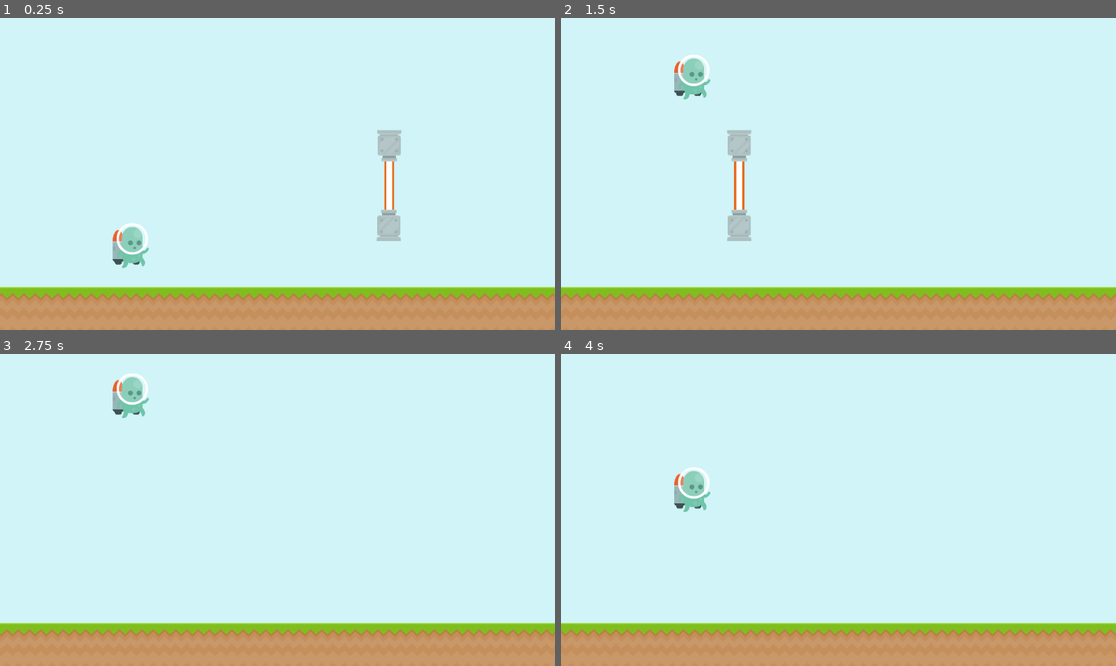
Above: before the commit, frames 1-4 (two rows, left to right).
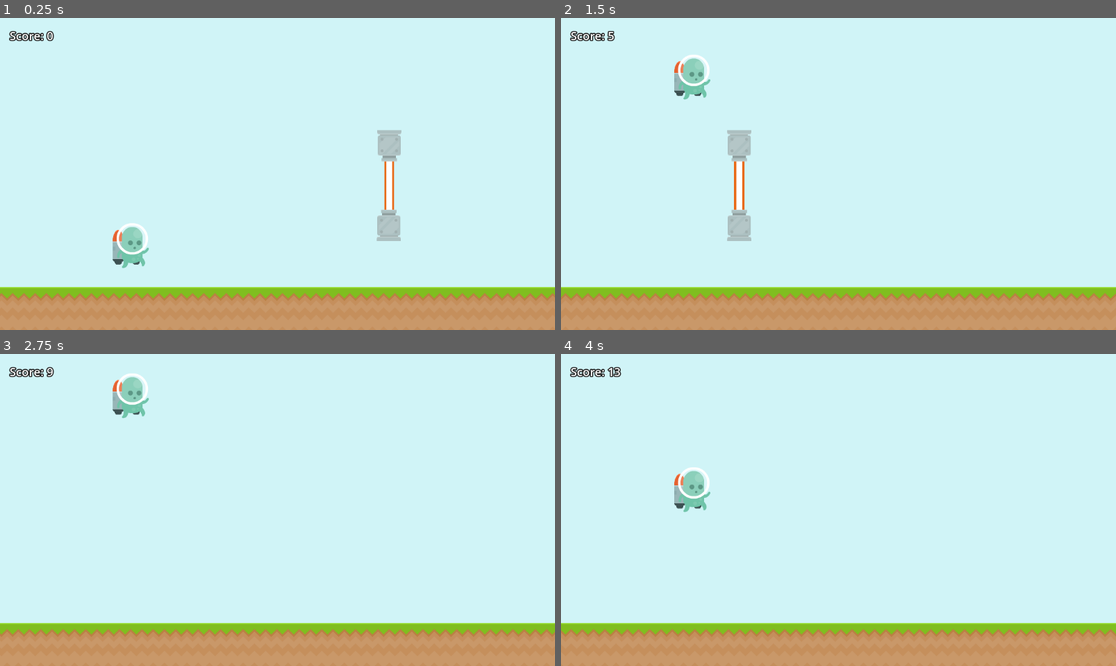
Above: after the commit, the same moments.

Repository: dsaltares/20-game-challenge
Game: Godot game, scene res://main.tscn
The game is run twice, just before and just after one commit, with the same random seed, the same clock (stepped at 60 frames per second) and the same inputs.
Inputs:
- Up to frame 1 (0.25 s): no input
- Up to frame 2 (1.5 s): hold Space (boost) 0.53-1.28 s; tap Space (boost) at 1.35 s
- Up to frame 3 (2.75 s): hold Space (boost) from 2.03 s (still down)
- Up to frame 4 (4 s): release Space (boost) at 2.78 s; tap Space (boost) at 2.85 s; hold Space (boost) from 3.53 s (still down)

The runs differ from the first frame. In frame 1, 0.2% of the frame differs, in the area x 1-10%, y 4-8%; in frame 2, 0.2%; in frame 3, 0.2%; in frame 4, 0.2%, in the area x 1-11%, y 4-8%.

Commit message:
feat: 02 - score and running/death states

Diff:
--- a/02-jetpack-joyride-clone/laser_beam.gd
+++ b/02-jetpack-joyride-clone/laser_beam.gd
@@ -1,6 +1,6 @@
 @tool
 class_name LaserBeam
-extends StaticBody2D
+extends Area2D
 
 @export var length := 70 : set = _set_length
 
@@ -18,3 +18,9 @@
 	print('new_scale ', scale_y)
 	sprite.scale.y = scale_y
 	collision_shape.scale.y = scale_y
+
+
+func _on_body_entered(body: Node2D) -> void:
+	if body is Player:
+		var player := body as Player
+		player.die()
--- a/02-jetpack-joyride-clone/laser_beam.tscn
+++ b/02-jetpack-joyride-clone/laser_beam.tscn
@@ -5,6 +5,21 @@
 
 [sub_resource type="RectangleShape2D" id="RectangleShape2D_xmmkr"]
 size = Vector2(18, 70)
+
+[sub_resource type="Animation" id="Animation_bcgro"]
+length = 0.001
+tracks/0/type = "value"
+tracks/0/imported = false
+tracks/0/enabled = true
+tracks/0/path = NodePath("Graphics:scale")
+tracks/0/interp = 1
+tracks/0/loop_wrap = true
+tracks/0/keys = {
+"times": PackedFloat32Array(0),
+"transitions": PackedFloat32Array(1),
+"update": 0,
+"values": [Vector2(1, 1)]
+}
 
 [sub_resource type="Animation" id="Animation_o72jy"]
 resource_name = "glow"
@@ -22,28 +37,16 @@
 "values": [Vector2(1, 1), Vector2(1.25, 1), Vector2(1, 1)]
 }
 
-[sub_resource type="Animation" id="Animation_bcgro"]
-length = 0.001
-tracks/0/type = "value"
-tracks/0/imported = false
-tracks/0/enabled = true
-tracks/0/path = NodePath("Graphics:scale")
-tracks/0/interp = 1
-tracks/0/loop_wrap = true
-tracks/0/keys = {
-"times": PackedFloat32Array(0),
-"transitions": PackedFloat32Array(1),
-"update": 0,
-"values": [Vector2(1, 1)]
-}
-
 [sub_resource type="AnimationLibrary" id="AnimationLibrary_yd4yr"]
 _data = {
 "RESET": SubResource("Animation_bcgro"),
 "glow": SubResource("Animation_o72jy")
 }
 
-[node name="LaserBeam" type="StaticBody2D"]
+[node name="LaserBeam" type="Area2D"]
+collision_layer = 4
+collision_mask = 2
+monitorable = false
 script = ExtResource("1_p6jhd")
 
 [node name="CollisionShape2D" type="CollisionShape2D" parent="."]
@@ -59,3 +62,5 @@
 "": SubResource("AnimationLibrary_yd4yr")
 }
 autoplay = "glow"
+
+[connection signal="body_entered" from="." to="." method="_on_body_entered"]
--- /dev/null
+++ b/02-jetpack-joyride-clone/main.gd
@@ -0,0 +1,27 @@
+class_name Main
+extends Node2D
+
+enum State {
+	GAME,
+	GAME_OVER
+}
+
+@export var units_per_meter := 100
+
+@onready var player: Player = %Player
+@onready var ui: UserInterface = %UI
+
+var score := 0
+var state := State.GAME
+
+func _physics_process(delta: float) -> void:
+	if state == State.GAME:
+		_update_game(delta)
+
+	_update_ui()
+
+func _update_game(_delta: float) -> void:
+	score = player.get_moved_distance() / 100
+
+func _update_ui() -> void:
+	ui.score = score
--- a/02-jetpack-joyride-clone/main.tscn
+++ b/02-jetpack-joyride-clone/main.tscn
@@ -1,14 +1,17 @@
-[gd_scene load_steps=7 format=3 uid="uid://dyv6os10jsnro"]
+[gd_scene load_steps=9 format=3 uid="uid://dyv6os10jsnro"]
 
 [ext_resource type="PackedScene" uid="uid://ts2wqcuq3i6v" path="res://player.tscn" id="1_j3nec"]
 [ext_resource type="Texture2D" uid="uid://dnvr7hijw6brv" path="res://assets/bg.png" id="1_m4b0r"]
+[ext_resource type="Script" path="res://main.gd" id="1_v1g7v"]
 [ext_resource type="PackedScene" uid="uid://ch0k1yinipod2" path="res://infinite_ground.tscn" id="2_r17sh"]
 [ext_resource type="PackedScene" uid="uid://cq8x25lkyk86a" path="res://game_camera.tscn" id="3_jxpp3"]
 [ext_resource type="PackedScene" uid="uid://drsn11epqk0lb" path="res://laser.tscn" id="5_jypr3"]
+[ext_resource type="PackedScene" uid="uid://tlp6c4iwuw6n" path="res://ui.tscn" id="7_kgfbo"]
 
 [sub_resource type="WorldBoundaryShape2D" id="WorldBoundaryShape2D_l1ooc"]
 
 [node name="Main" type="Node2D"]
+script = ExtResource("1_v1g7v")
 
 [node name="Background" type="CanvasLayer" parent="."]
 layer = -100
@@ -23,6 +26,7 @@
 camera = NodePath("../GameCamera")
 
 [node name="Player" parent="." instance=ExtResource("1_j3nec")]
+unique_name_in_owner = true
 position = Vector2(150, 451)
 
 [node name="Ceiling" type="StaticBody2D" parent="."]
@@ -39,3 +43,8 @@
 [node name="Laser" parent="." instance=ExtResource("5_jypr3")]
 position = Vector2(769, 349)
 length = 100
+
+[node name="CanvasLayer" type="CanvasLayer" parent="."]
+
+[node name="UI" parent="CanvasLayer" instance=ExtResource("7_kgfbo")]
+unique_name_in_owner = true
--- a/02-jetpack-joyride-clone/player.gd
+++ b/02-jetpack-joyride-clone/player.gd
@@ -1,13 +1,22 @@
 class_name Player
 extends CharacterBody2D
+
+signal died
+
+enum State {
+	RUNNING,
+	DEAD,
+}
 
 @export var gravity := 700.0
 @export var boost_acceleration := -900.0
 @export var horizontal_speed := 350.0
+@export var death_drag := 250.0
 
 @onready var animated_sprite: AnimatedSprite2D = $AnimatedSprite2D
 @onready var start_pos := global_position
 
+var state := State.RUNNING
 
 func _physics_process(delta: float) -> void:
 	_update_movement(delta)
@@ -15,16 +24,32 @@
 
 func _update_movement(delta: float) -> void:
 	var acceleration := gravity
-	if Input.is_action_pressed('boost'):
+	if state == State.RUNNING and Input.is_action_pressed('boost'):
 		acceleration = boost_acceleration
 
 	velocity.y += acceleration * delta
-	velocity.x = horizontal_speed
+
+	if state == State.RUNNING:
+		velocity.x = horizontal_speed
+	else:
+		velocity.x = max(velocity.x - death_drag * delta, 0.0)
 
 	move_and_slide()
 
 func _update_animation() -> void:
-	if is_on_floor():
+	if state == State.DEAD:
+		animated_sprite.play('hurt')
+	elif is_on_floor():
 		animated_sprite.play('run')
 	else:
 		animated_sprite.play('jump')
+
+func get_moved_distance() -> float:
+	return global_position.x - start_pos.x
+
+func die() -> void:
+	if state == State.DEAD:
+		return
+
+	state = State.DEAD
+	died.emit()
--- a/02-jetpack-joyride-clone/player.tscn
+++ b/02-jetpack-joyride-clone/player.tscn
@@ -83,6 +83,7 @@
 height = 92.0
 
 [node name="Player" type="CharacterBody2D"]
+collision_layer = 2
 script = ExtResource("1_vbsog")
 
 [node name="Jetpack" type="Sprite2D" parent="."]
@@ -91,9 +92,8 @@
 
 [node name="AnimatedSprite2D" type="AnimatedSprite2D" parent="."]
 sprite_frames = SubResource("SpriteFrames_23xts")
-animation = &"run"
+animation = &"hurt"
 autoplay = "idle"
-frame_progress = 0.821387
 
 [node name="CollisionShape2D" type="CollisionShape2D" parent="."]
 shape = SubResource("CapsuleShape2D_ox6rg")
--- a/02-jetpack-joyride-clone/project.godot
+++ b/02-jetpack-joyride-clone/project.godot
@@ -27,6 +27,12 @@
 ]
 }
 
+[layer_names]
+
+2d_physics/layer_1="environment"
+2d_physics/layer_2="player"
+2d_physics/layer_3="hazards"
+
 [rendering]
 
 textures/canvas_textures/default_texture_filter=0
--- /dev/null
+++ b/02-jetpack-joyride-clone/ui.gd
@@ -0,0 +1,12 @@
+class_name UserInterface
+extends Control
+
+var score := 0
+
+@onready var score_label: Label = $Game/Score
+
+func _process(_delta: float) -> void:
+	_update_game()
+
+func _update_game() -> void:
+	score_label.text = 'Score: %d' % score
--- /dev/null
+++ b/02-jetpack-joyride-clone/ui.tscn
@@ -0,0 +1,34 @@
+[gd_scene load_steps=3 format=3 uid="uid://tlp6c4iwuw6n"]
+
+[ext_resource type="Script" path="res://ui.gd" id="1_0wk8y"]
+
+[sub_resource type="LabelSettings" id="LabelSettings_stfvj"]
+font_size = 24
+outline_size = 8
+outline_color = Color(0.105614, 0.105614, 0.105614, 1)
+
+[node name="UI" type="Control"]
+layout_mode = 3
+anchors_preset = 15
+anchor_right = 1.0
+anchor_bottom = 1.0
+grow_horizontal = 2
+grow_vertical = 2
+script = ExtResource("1_0wk8y")
+
+[node name="Game" type="Control" parent="."]
+layout_mode = 1
+anchors_preset = 15
+anchor_right = 1.0
+anchor_bottom = 1.0
+grow_horizontal = 2
+grow_vertical = 2
+
+[node name="Score" type="Label" parent="Game"]
+layout_mode = 1
+offset_left = 20.0
+offset_top = 20.0
+offset_right = 124.0
+offset_bottom = 54.0
+text = "Score: 10"
+label_settings = SubResource("LabelSettings_stfvj")
